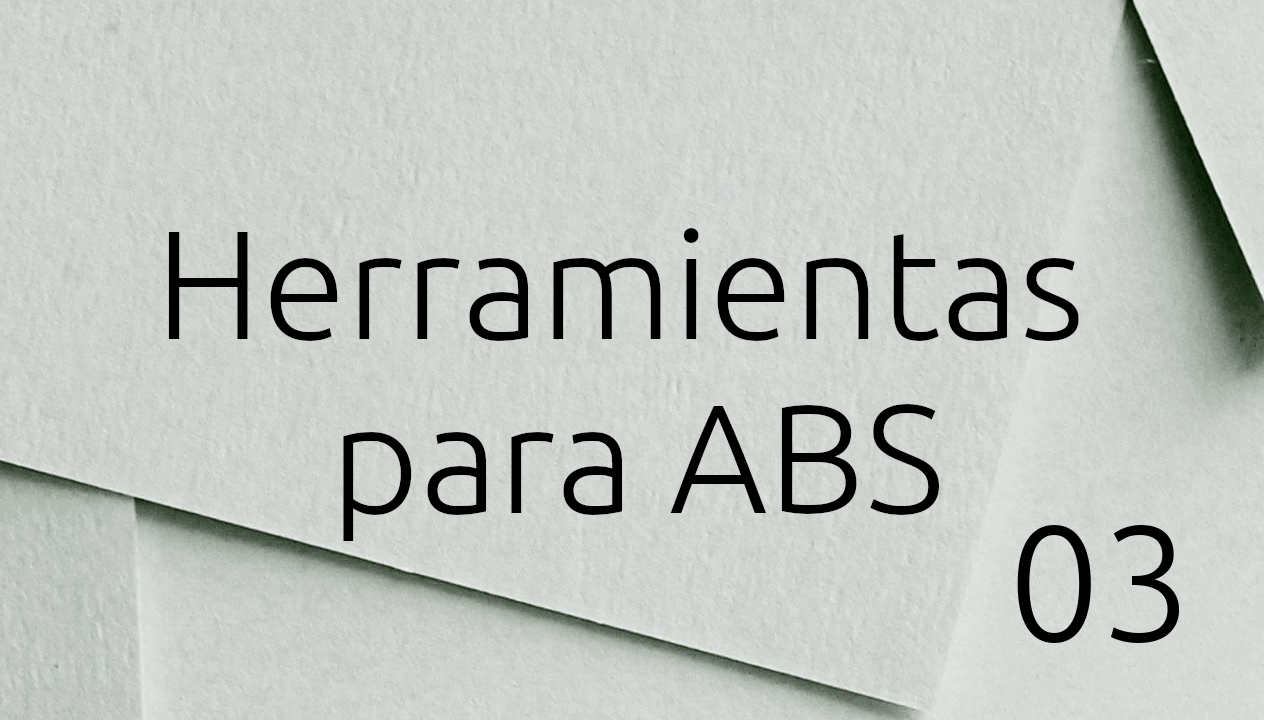
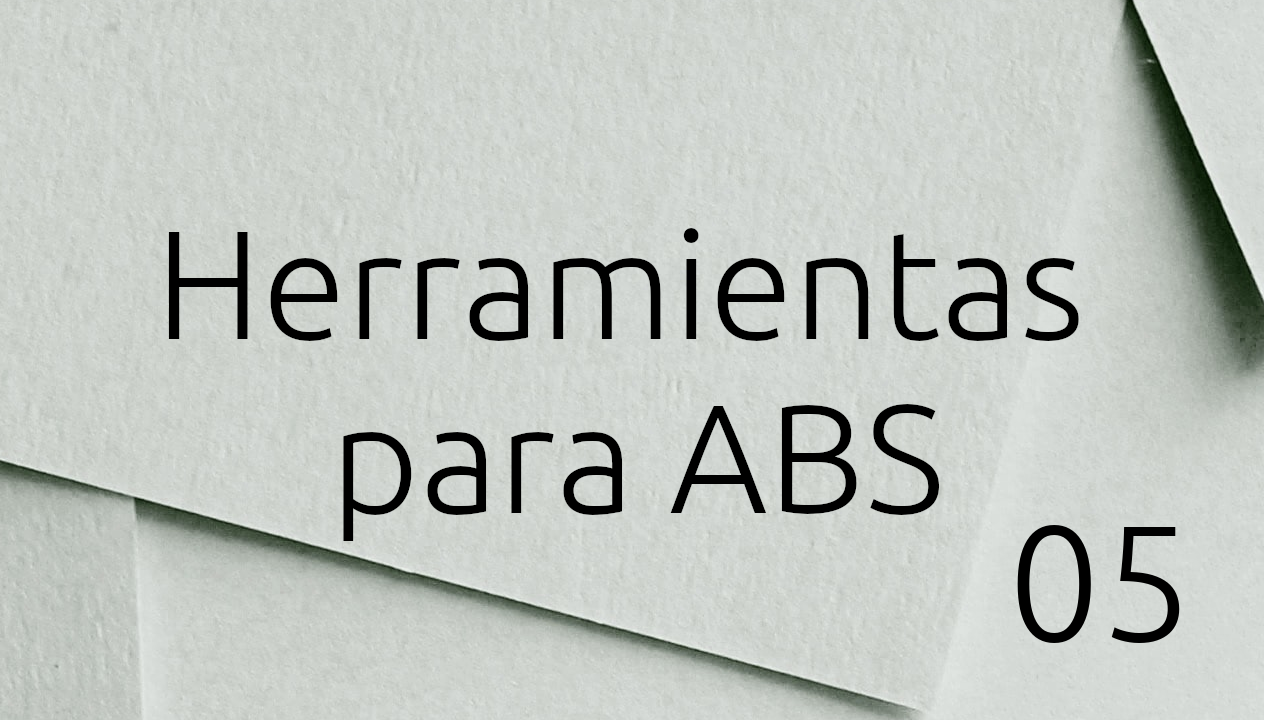
Two versions of the same layered image (1264×720). Layer-by-layer changes:
renamed "03" to "05", painted on it over [1111, 525, 1180, 643]
